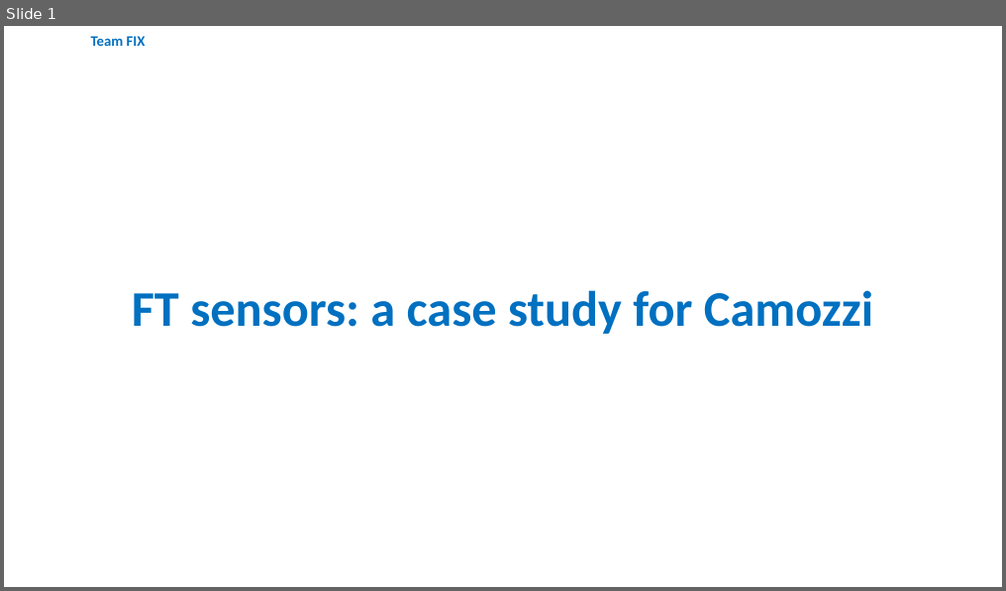
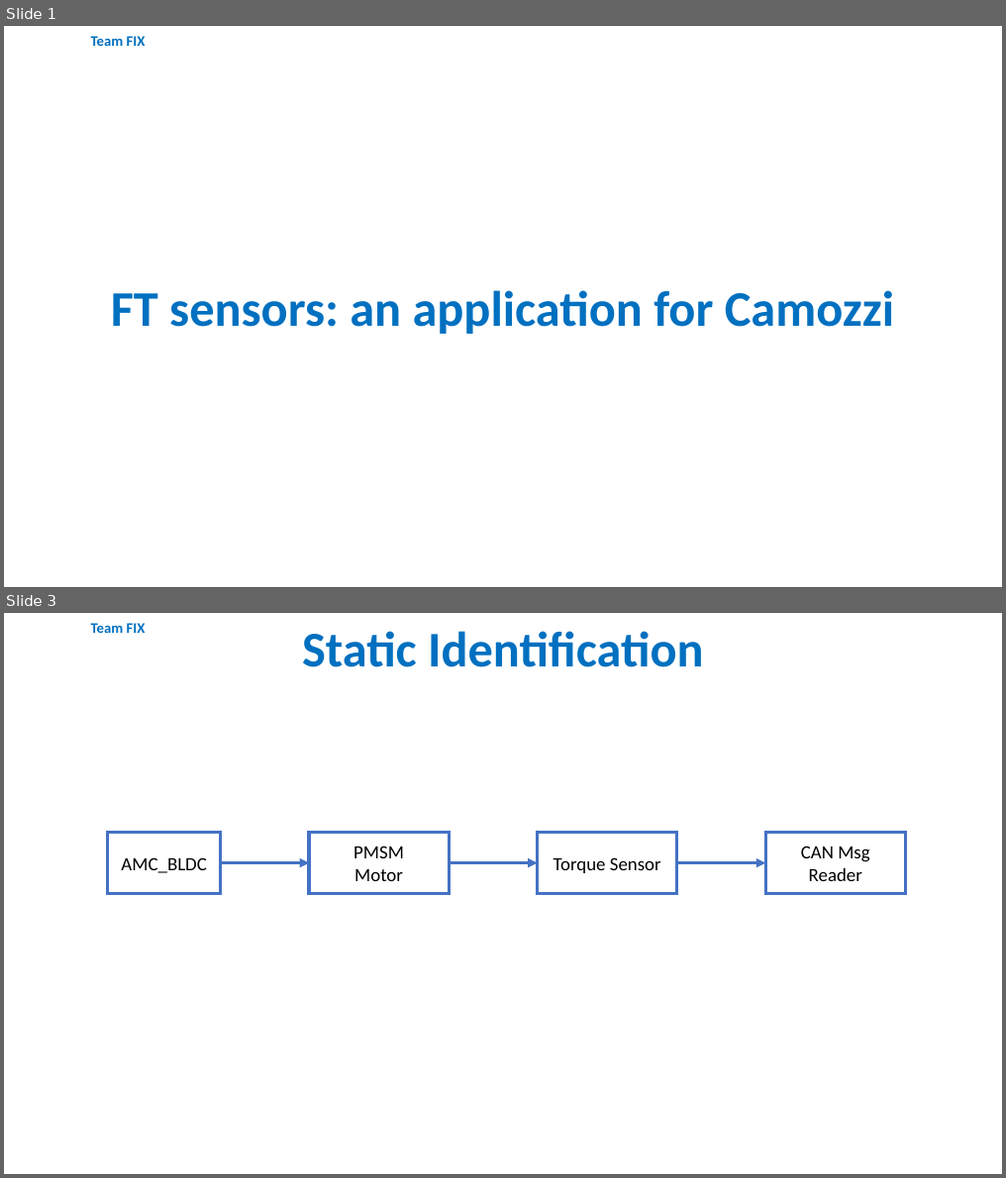
Before and after one commit to icub-tech-iit/ft-sensors-simulink, a slide deck: assets/camozzi_presentation_20220111.pptx. Shown one above the other, each under a label of ours: slide 1 before the commit, slides 1 and 3 after it; the slides between them are not shown. The pictures are 1006x591 and 1006x1178 pixels, drawn with LibreOffice and Linux fonts; fonts in the diff are those of the drawing; background and template pictures are left out. Boxes give left, top, right and bottom in pixels: in the first picture for what was removed or moved away, otherwise in the second. Text is boxed around its words. In the diff, an @@ line names an element or a change of style, - is before the commit and + after.

```diff
--- a/assets/camozzi_presentation_20220111.pptx
+++ b/assets/camozzi_presentation_20220111.pptx
@@ slide 3 added at [4,613,1002,1174], background #FFFFFF; not listed: 1 template element that a slide beside it also shows @@
@@ text added at [302,631,703,667], 48 pt, text #0070C0, bold @@
+Static Identification
@@ rectangle added at [108,833,221,894], fill #FFFFFF, outline #4472C4 3 pt, 18 pt, text #000000 @@
+AMC_BLDC
@@ rectangle added at [309,833,449,894], fill #FFFFFF, outline #4472C4 3 pt, 18 pt, text #000000 @@
+PMSM
+Motor
@@ rectangle added at [537,833,677,894], fill #FFFFFF, outline #4472C4 3 pt, 18 pt, text #000000 @@
+Torque Sensor
@@ rectangle added at [766,833,906,894], fill #FFFFFF, outline #4472C4 3 pt, 18 pt, text #000000 @@
+CAN Msg
+Reader
@@ arrow added from (221, 863) to (309, 863), #4472C4 3 pt @@
@@ arrow added from (449, 863) to (537, 863), #4472C4 3 pt @@
@@ arrow added from (677, 863) to (766, 863), #4472C4 3 pt @@
@@ slide 1 changed as well @@
@@ text at [111,290,894,334]: text changed @@
-FT sensors: a case study for Camozzi
+FT sensors: an application for Camozzi
```
Also in this commit, not shown: 4 other slides added, 1 slide removed, 2 other files.
